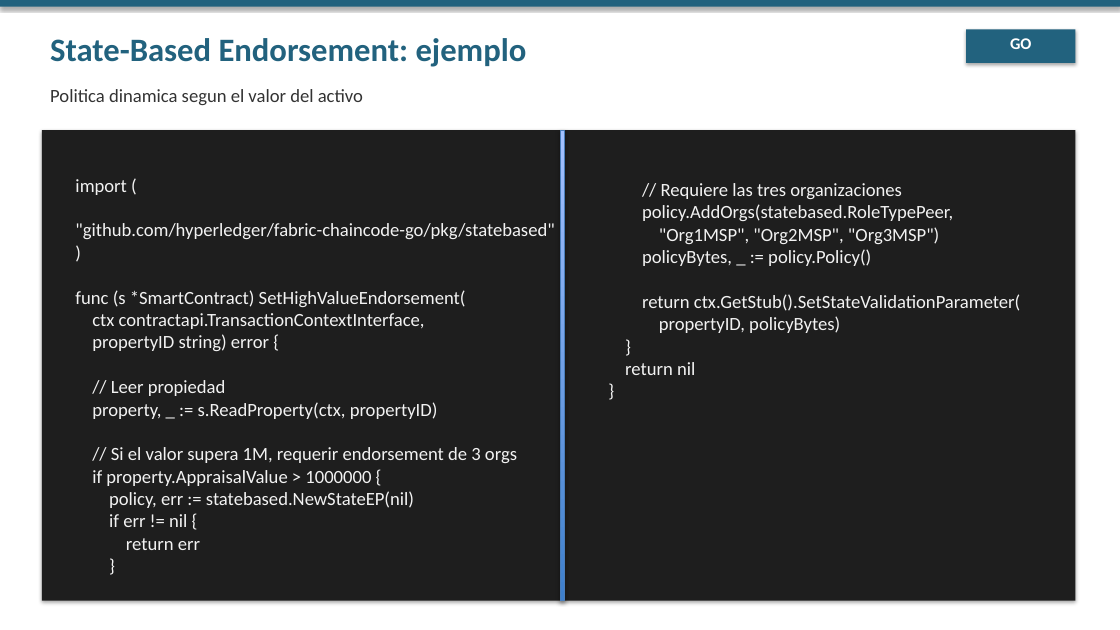
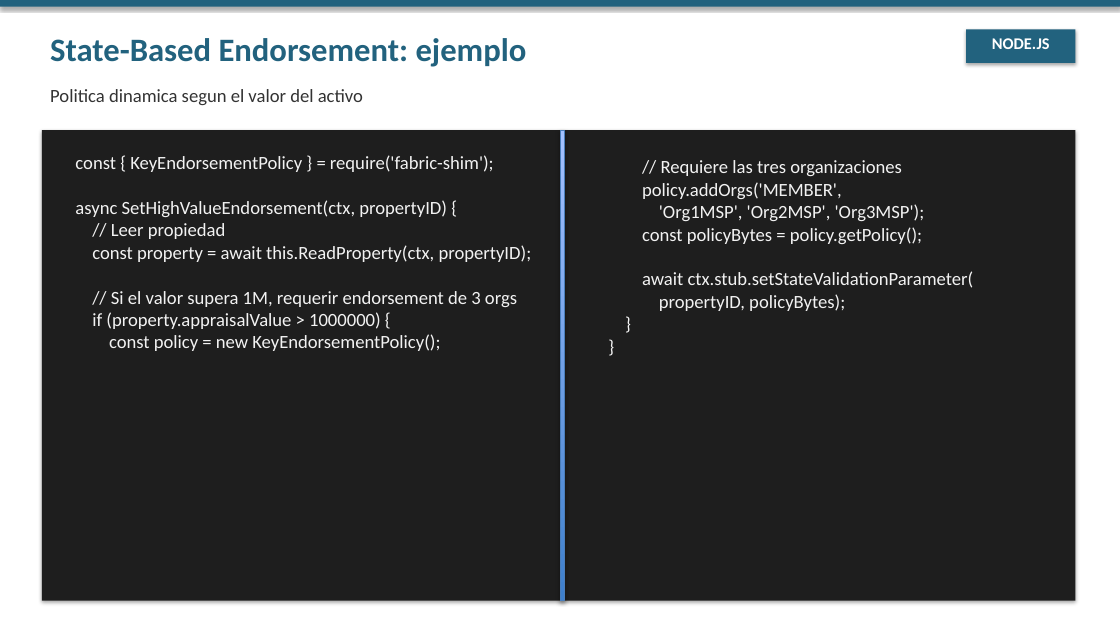
Before and after one commit to jjnieto/fabric, a slide deck: slide 7 of docs/slides/Modulo 4/dia_5.pptx. Drawn at 1120x630 pixels with LibreOffice and Linux fonts; fonts in the diff are those of the drawing. Boxes give left, top, right and bottom in pixels: in the first picture for what was removed or moved away, otherwise in the second. Text is boxed around its words. In the diff, an @@ line names an element or a change of style, - is before the commit and + after.

```diff
--- a/docs/slides/Modulo 4/dia_5.pptx
+++ b/docs/slides/Modulo 4/dia_5.pptx
@@ text at bbox=[992, 38, 1050, 49]: text changed @@
-GO
+NODE.JS
@@ text at bbox=[75, 155, 532, 351]: text changed @@
-import (
-"github.com/hyperledger/fabric-chaincode-go/pkg/statebased"
-)
-func (s *SmartContract) SetHighValueEndorsement(
-ctx contractapi.TransactionContextInterface,
-propertyID string) error {
-// Leer propiedad
-property, _ := s.ReadProperty(ctx, propertyID)
-// Si el valor supera 1M, requerir endorsement de 3 orgs
-if property.AppraisalValue > 1000000 {
-policy, err := statebased.NewStateEP(nil)
-if err != nil {
-return err
-}
+const { KeyEndorsementPolicy } = require('fabric-shim');
+async SetHighValueEndorsement(ctx, propertyID) {
+// Leer propiedad
+const property = await this.ReadProperty(ctx, propertyID);
+// Si el valor supera 1M, requerir endorsement de 3 orgs
+if (property.appraisalValue > 1000000) {
+const policy = new KeyEndorsementPolicy();
@@ text at bbox=[642, 160, 974, 311]: text changed @@
-// Requiere las tres organizaciones
-policy.AddOrgs(statebased.RoleTypePeer,
-"Org1MSP", "Org2MSP", "Org3MSP")
-policyBytes, _ := policy.Policy()
-return ctx.GetStub().SetStateValidationParameter(
-propertyID, policyBytes)
-}
-return nil
-}
+// Requiere las tres organizaciones
+policy.addOrgs('MEMBER',
+'Org1MSP', 'Org2MSP', 'Org3MSP');
+const policyBytes = policy.getPolicy();
+await ctx.stub.setStateValidationParameter(
+propertyID, policyBytes);
+}
+}
```
Also in this commit, not shown: 3 other slides changed, 4 slides added, 10 other files.
